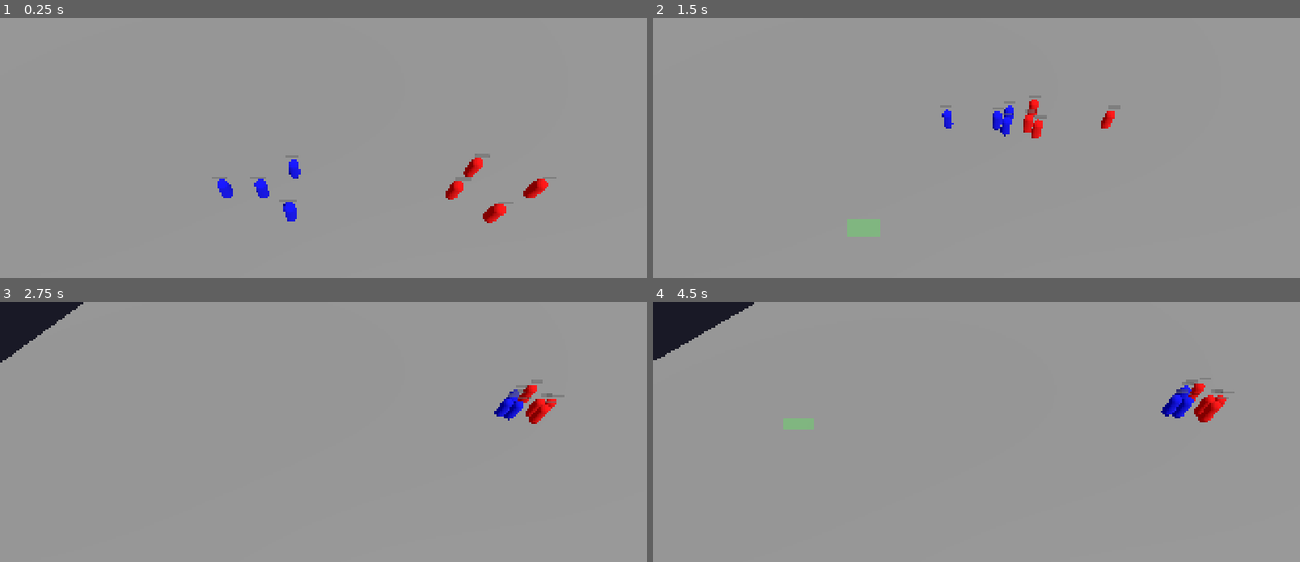
Above: before the commit, frames 1-4 (two rows, left to right).
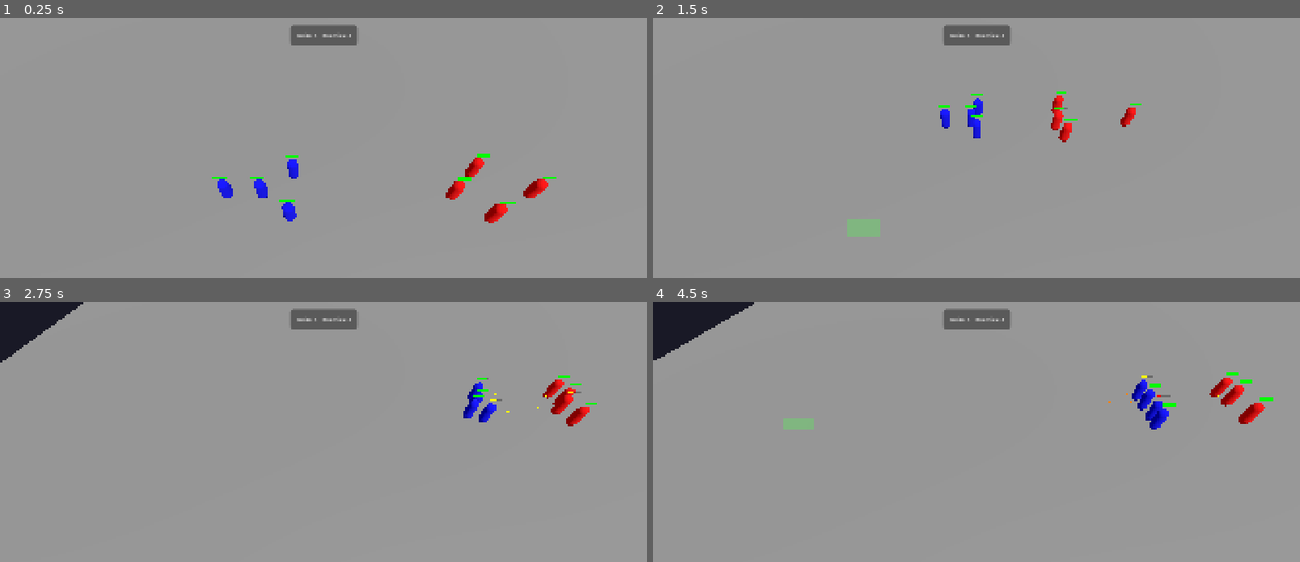
Above: after the commit, the same moments.

Repository: planetazul3/Game
Game: Godot game, scene res://scenes/test_map.tscn
Same seed, same stepped clock (60 frames per second), same inputs: the game is played once before the commit and once after it.
Inputs (mouse positions are in pixels of both pictures, inside the frame that each line leads up to):
- Up to frame 1 (0.25 s): no input
- Up to frame 2 (1.5 s): move the mouse to (1118, 181) at 0.52 s; hold S (camera_backward) 0.53-1.25 s; click (1118, 181) at 0.67 s; drag from (847, 218) to (944, 272) at 1.27 s
- Up to frame 3 (2.75 s): move the mouse to (388, 403) at 2.02 s; hold A (camera_left) from 2.03 s (still down); click (388, 403) at 2.17 s
- Up to frame 4 (4.5 s): release A (camera_left) at 2.75 s; drag from (944, 556) to (782, 429) at 2.77 s; move the mouse to (1170, 538) at 3.52 s; tap Mouse wheel up (camera_zoom_in) at 3.6 s; click (1170, 538) at 3.67 s; drag from (782, 429) to (879, 393) at 4.27 s

The runs differ from the first frame. In frame 1, 1.2% of the frame differs, in the area x 32-86%, y 2-79%; in frame 2, 2.3%; in frame 3, 2.4%; in frame 4, 2.7%, in the area x 45-96%, y 2-50%.

Commit message:
feat: improve gameplay loop with UI, projectiles, and unit feedback

Diff:
--- /dev/null
+++ b/scenes/bullet.tscn
@@ -0,0 +1,45 @@
+[gd_scene load_steps=5 format=3]
+
+[sub_resource type="StandardMaterial3D" id="StandardMaterial3D_bullet"]
+shading_mode = 0
+albedo_color = Color(1, 1, 0, 1)
+
+[sub_resource type="SphereMesh" id="SphereMesh_bullet"]
+material = SubResource("StandardMaterial3D_bullet")
+radius = 0.1
+height = 0.2
+
+[sub_resource type="SphereShape3D" id="SphereShape3D_bullet"]
+radius = 0.1
+
+[sub_resource type="GDScript" id="GDScript_bullet"]
+script/source = "extends Node3D
+
+var target: Node3D = null
+var speed: float = 20.0
+var damage: int = 10
+
+func _process(delta: float) -> void:
+	if not is_instance_valid(target):
+		queue_free()
+		return
+
+	var dir = (target.global_position + Vector3(0, 0.9, 0) - global_position).normalized()
+	global_position += dir * speed * delta
+
+	if global_position.distance_to(target.global_position + Vector3(0, 0.9, 0)) < 0.5:
+		if target.has_method(\"take_damage\"):
+			target.take_damage(damage)
+		queue_free()
+"
+
+[node name="Bullet" type="Node3D"]
+script = SubResource("GDScript_bullet")
+
+[node name="MeshInstance3D" type="MeshInstance3D" parent="."]
+mesh = SubResource("SphereMesh_bullet")
+
+[node name="Area3D" type="Area3D" parent="."]
+
+[node name="CollisionShape3D" type="CollisionShape3D" parent="Area3D"]
+shape = SubResource("SphereShape3D_bullet")
--- /dev/null
+++ b/scenes/death_particles.tscn
@@ -0,0 +1,35 @@
+[gd_scene load_steps=5 format=3]
+
+[sub_resource type="StandardMaterial3D" id="StandardMaterial3D_spark"]
+shading_mode = 0
+albedo_color = Color(1, 0.5, 0, 1)
+
+[sub_resource type="BoxMesh" id="BoxMesh_spark"]
+material = SubResource("StandardMaterial3D_spark")
+size = Vector3(0.1, 0.1, 0.1)
+
+[sub_resource type="Curve" id="Curve_spark"]
+_data = [Vector2(0, 1), 0.0, 0.0, 0, 0, Vector2(1, 0), -1.0, 0.0, 0, 0]
+point_count = 2
+
+[sub_resource type="GDScript" id="GDScript_death"]
+script/source = "extends CPUParticles3D
+
+func _ready():
+	emitting = true
+	await get_tree().create_timer(1.0).timeout
+	queue_free()
+"
+
+[node name="DeathParticles" type="CPUParticles3D"]
+transform = Transform3D(1, 0, 0, 0, 1, 0, 0, 0, 1, 0, 0.9, 0)
+amount = 20
+explosiveness = 1.0
+mesh = SubResource("BoxMesh_spark")
+direction = Vector3(0, 1, 0)
+spread = 180.0
+gravity = Vector3(0, -5, 0)
+initial_velocity_min = 3.0
+initial_velocity_max = 5.0
+scale_amount_curve = SubResource("Curve_spark")
+script = SubResource("GDScript_death")
--- /dev/null
+++ b/scenes/game_ui.tscn
@@ -0,0 +1,108 @@
+[gd_scene load_steps=3 format=3]
+
+[ext_resource type="Script" path="res://scripts/game_ui.gd" id="1_ui"]
+
+[sub_resource type="StyleBoxFlat" id="StyleBoxFlat_hud"]
+bg_color = Color(0, 0, 0, 0.4)
+corner_radius_top_left = 10
+corner_radius_top_right = 10
+corner_radius_bottom_right = 10
+corner_radius_bottom_left = 10
+
+[node name="GameUI" type="CanvasLayer"]
+process_mode = 3
+script = ExtResource("1_ui")
+
+[node name="HUD" type="Panel" parent="."]
+anchors_preset = 5
+anchor_left = 0.5
+anchor_right = 0.5
+offset_left = -100.0
+offset_top = 20.0
+offset_right = 100.0
+offset_bottom = 80.0
+grow_horizontal = 2
+theme_override_styles/panel = SubResource("StyleBoxFlat_hud")
+
+[node name="PlayerCount" type="Label" parent="HUD"]
+layout_mode = 1
+anchors_preset = 4
+anchor_top = 0.5
+anchor_bottom = 0.5
+offset_left = 20.0
+offset_top = -11.5
+offset_right = 80.0
+offset_bottom = 11.5
+grow_vertical = 2
+text = "Units: 4"
+
+[node name="EnemyCount" type="Label" parent="HUD"]
+layout_mode = 1
+anchors_preset = 6
+anchor_left = 1.0
+anchor_top = 0.5
+anchor_right = 1.0
+anchor_bottom = 0.5
+offset_left = -90.0
+offset_top = -11.5
+offset_right = -20.0
+offset_bottom = 11.5
+grow_horizontal = 0
+grow_vertical = 2
+text = "Enemies: 4"
+horizontal_alignment = 2
+
+[node name="WinScreen" type="Control" parent="."]
+visible = false
+layout_mode = 3
+anchors_preset = 15
+anchor_right = 1.0
+anchor_bottom = 1.0
+grow_horizontal = 2
+grow_vertical = 2
+
+[node name="ColorRect" type="ColorRect" parent="WinScreen"]
+layout_mode = 1
+anchors_preset = 15
+anchor_right = 1.0
+anchor_bottom = 1.0
+grow_horizontal = 2
+grow_vertical = 2
+color = Color(0, 0, 0, 0.6)
+
+[node name="Panel" type="Panel" parent="WinScreen"]
+layout_mode = 1
+anchors_preset = 8
+anchor_left = 0.5
+anchor_top = 0.5
+anchor_right = 0.5
+anchor_bottom = 0.5
+offset_left = -150.0
+offset_top = -100.0
+offset_right = 150.0
+offset_bottom = 100.0
+grow_horizontal = 2
+grow_vertical = 2
+
+[node name="VBoxContainer" type="VBoxContainer" parent="WinScreen/Panel"]
+layout_mode = 1
+anchors_preset = 15
+anchor_right = 1.0
+anchor_bottom = 1.0
+grow_horizontal = 2
+grow_vertical = 2
+alignment = 1
+
+[node name="WinLabel" type="Label" parent="WinScreen/Panel/VBoxContainer"]
+layout_mode = 2
+theme_override_font_sizes/font_size = 40
+text = "VICTORY"
+horizontal_alignment = 1
+
+[node name="Restart" type="Button" parent="WinScreen/Panel/VBoxContainer"]
+custom_minimum_size = Vector2(100, 40)
+layout_mode = 2
+size_flags_horizontal = 4
+text = "PLAY AGAIN"
+
+[connection signal="pressed" from="WinScreen/Panel/VBoxContainer/Restart" to="." method="_on_restart_pressed"]
--- a/scenes/test_map.tscn
+++ b/scenes/test_map.tscn
@@ -3,6 +3,7 @@
 [ext_resource type="PackedScene" path="res://scenes/unit.tscn" id="1_unit_scene"]
 [ext_resource type="Script" path="res://scripts/player_controller.gd" id="2_player"]
 [ext_resource type="Script" path="res://scripts/rts_camera.gd" id="3_camera"]
+[ext_resource type="PackedScene" path="res://scenes/game_ui.tscn" id="4_ui_scene"]
 
 [sub_resource type="BoxMesh" id="BoxMesh_floor"]
 size = Vector3(100, 1, 100)
@@ -27,6 +28,8 @@
 
 [node name="DirectionalLight3D" type="DirectionalLight3D" parent="."]
 transform = Transform3D(0.866025, -0.433013, 0.25, 0, 0.5, 0.866025, -0.5, -0.75, 0.433013, 0, 10, 0)
+
+[node name="GameUI" parent="." instance=ExtResource("4_ui_scene")]
 
 [node name="NavigationRegion3D" type="NavigationRegion3D" parent="."]
 navigation_mesh = SubResource("NavigationMesh_map")
--- /dev/null
+++ b/scripts/game_ui.gd
@@ -0,0 +1,32 @@
+extends CanvasLayer
+
+@onready var player_count_label: Label = $HUD/PlayerCount
+@onready var enemy_count_label: Label = $HUD/EnemyCount
+@onready var win_screen: Control = $WinScreen
+@onready var win_label: Label = $WinScreen/Panel/VBoxContainer/WinLabel
+
+func _process(_delta: float) -> void:
+	var units = get_tree().get_nodes_in_group("units")
+	var p_count = 0
+	var e_count = 0
+	for u in units:
+		if u.faction_id == 0: p_count += 1
+		else: e_count += 1
+
+	player_count_label.text = "Units: " + str(p_count)
+	enemy_count_label.text = "Enemies: " + str(e_count)
+
+	if p_count == 0:
+		_show_win_screen("DEFEAT")
+	elif e_count == 0:
+		_show_win_screen("VICTORY")
+
+func _show_win_screen(msg: String) -> void:
+	if win_screen.visible: return
+	win_label.text = msg
+	win_screen.visible = true
+	get_tree().paused = true
+
+func _on_restart_pressed() -> void:
+	get_tree().paused = false
+	get_tree().reload_current_scene()
--- a/scripts/unit.gd
+++ b/scripts/unit.gd
@@ -16,10 +16,12 @@
 enum State { IDLE, MOVE, ATTACK }
 var current_state: State = State.IDLE
 
-var attack_range: float = 2.0
-var attack_damage: int = 10
-var attack_cooldown: float = 1.0
+@export var attack_range: float = 8.0 # Ranged combat
+@export var attack_damage: int = 10
+@export var attack_cooldown: float = 1.0
 var attack_timer: float = 0.0
+
+var _original_material: StandardMaterial3D
 
 func _ready() -> void:
 	target_position = global_position
@@ -27,9 +29,9 @@
 	add_to_group("units")
 
 	# Set faction color
-	var mat = StandardMaterial3D.new()
-	mat.albedo_color = Color.BLUE if faction_id == 0 else Color.RED
-	mesh.material_override = mat
+	_original_material = StandardMaterial3D.new()
+	_original_material.albedo_color = Color.BLUE if faction_id == 0 else Color.RED
+	mesh.material_override = _original_material
 
 	if faction_id != 0:
 		var ring_mat = StandardMaterial3D.new()
@@ -42,7 +44,7 @@
 		return
 
 	selection_ring.visible = selected
-	hp_bar.value = hp
+	_update_hp_bar()
 
 	match current_state:
 		State.IDLE:
@@ -52,9 +54,18 @@
 		State.ATTACK:
 			_process_attack(delta)
 
+func _update_hp_bar() -> void:
+	hp_bar.value = hp
+	var color = Color.GREEN
+	if hp < 40: color = Color.RED
+	elif hp < 75: color = Color.YELLOW
+
+	var sb = StyleBoxFlat.new()
+	sb.bg_color = color
+	hp_bar.add_theme_stylebox_override("fill", sb)
+
 func move_to(pos: Vector3) -> void:
-	# Add slight random offset to prevent perfect stacking
-	var offset = Vector3(randf_range(-0.5, 0.5), 0, randf_range(-0.5, 0.5))
+	var offset = Vector3(randf_range(-1.0, 1.0), 0, randf_range(-1.0, 1.0))
 	target_position = pos + offset
 	target_unit = null
 	current_state = State.MOVE
@@ -66,15 +77,26 @@
 
 func take_damage(amount: int) -> void:
 	hp -= amount
+	_flash_damage()
 	if hp <= 0:
 		die()
 
+func _flash_damage() -> void:
+	var flash_mat = StandardMaterial3D.new()
+	flash_mat.albedo_color = Color.WHITE
+	flash_mat.shading_mode = StandardMaterial3D.SHADING_MODE_UNSHADED
+	mesh.material_override = flash_mat
+	get_tree().create_timer(0.1).timeout.connect(func(): mesh.material_override = _original_material)
+
 func die() -> void:
-	# Spawn explosion or just free
+	var parts_scene = load("res://scenes/death_particles.tscn")
+	if parts_scene:
+		var parts = parts_scene.instantiate()
+		get_tree().root.add_child(parts)
+		parts.global_position = global_position
 	queue_free()
 
 func _process_idle(_delta: float) -> void:
-	# Basic AI: scan for enemies
 	var units = get_tree().get_nodes_in_group("units")
 	var nearest_enemy = null
 	var min_dist = 15.0
@@ -97,14 +119,13 @@
 	var next_path_pos: Vector3 = nav_agent.get_next_path_position()
 	var new_velocity: Vector3 = (next_path_pos - global_position).normalized() * speed
 
-	# Separation
 	var push = _calculate_separation()
-	new_velocity += push * 3.0
+	new_velocity += push * 4.0
 
-	velocity = velocity.lerp(new_velocity, delta * 10.0)
+	velocity = velocity.lerp(new_velocity, delta * 8.0)
 	move_and_slide()
 
-	if velocity.length() > 0.1:
+	if velocity.length() > 0.5:
 		var look_target = global_position + velocity
 		look_at(Vector3(look_target.x, global_position.y, look_target.z), Vector3.UP)
 
@@ -115,16 +136,25 @@
 
 	var dist = global_position.distance_to(target_unit.global_position)
 	if dist > attack_range:
-		# Chase
 		nav_agent.set_target_position(target_unit.global_position)
 		_process_move(delta)
 	else:
-		# Attack
+		velocity = velocity.lerp(Vector3.ZERO, delta * 10.0)
+		move_and_slide()
+
 		attack_timer -= delta
 		if attack_timer <= 0:
-			target_unit.take_damage(attack_damage)
+			_fire_projectile()
 			attack_timer = attack_cooldown
-			print("Unit ", name, " attacked ", target_unit.name)
+
+func _fire_projectile() -> void:
+	var bullet_scene = load("res://scenes/bullet.tscn")
+	if bullet_scene:
+		var bullet = bullet_scene.instantiate()
+		get_tree().root.add_child(bullet)
+		bullet.global_position = global_position + Vector3(0, 0.9, 0)
+		bullet.target = target_unit
+		bullet.damage = attack_damage
 
 func _calculate_separation() -> Vector3:
 	var push = Vector3.ZERO
@@ -132,6 +162,6 @@
 	for other in units:
 		if other == self: continue
 		var dist = global_position.distance_to(other.global_position)
-		if dist < 1.5:
-			push += (global_position - other.global_position).normalized() * (1.5 - dist)
+		if dist < 2.0:
+			push += (global_position - other.global_position).normalized() * (2.0 - dist)
 	return push
